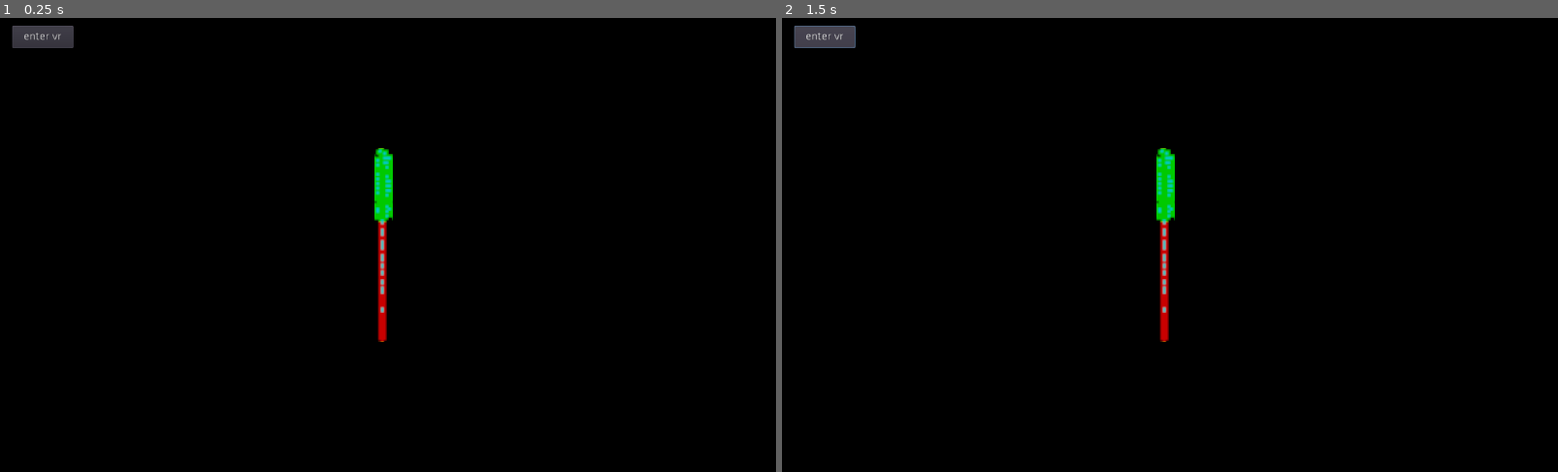
Above: before the commit, frames 1-2 (left to right).
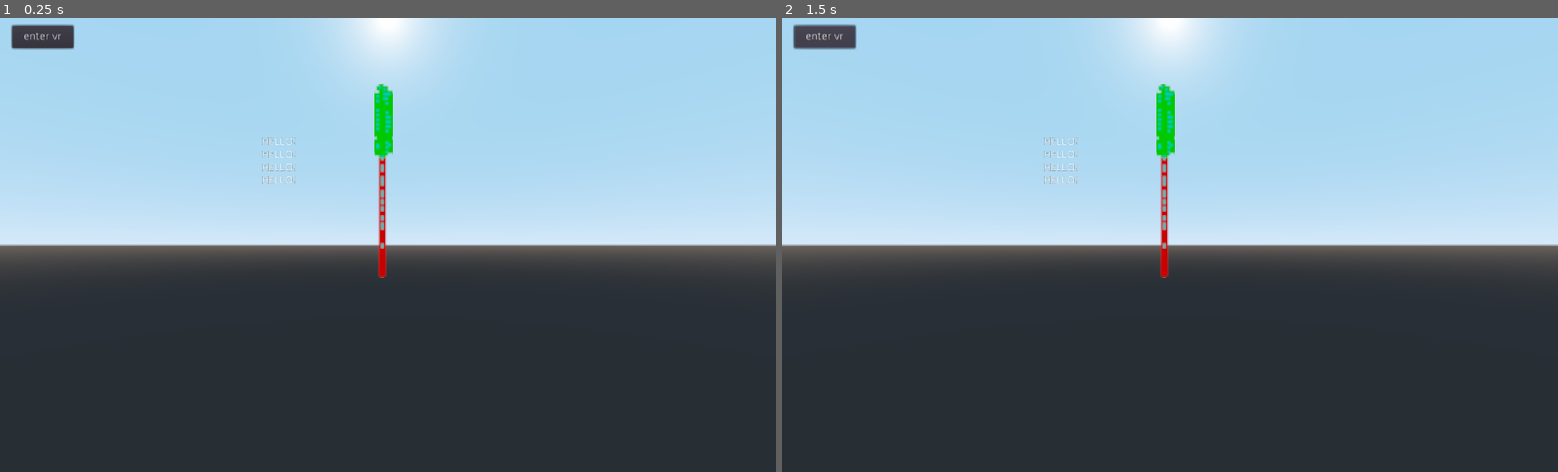
Above: after the commit, the same moments.

Repository: SteveSmith16384/DeathchaseVR
Game: Godot game, scene res://Main.tscn
Same seed, same stepped clock (60 frames per second), same inputs: the game is played once before the commit and once after it. The engine's default icon, where the game draws it, is replaced by a stand-in: a white triangle on a blue panel in a dark square.
Inputs:
- Up to frame 1 (0.25 s): no input
- Up to frame 2 (1.5 s): click "enter vr" at 0.5 s; click "enter vr" at 1.25 s

The runs differ from the first frame. In frame 1, 100% of the frame differs, in the area x 0-100%, y 0-100%; in frame 2, 100%.

Commit message:
Almost got turning implemented

Diff:
--- /dev/null
+++ b/src/Label.gd
@@ -0,0 +1,16 @@
+extends Label
+
+
+# Declare member variables here. Examples:
+# var a = 2
+# var b = "text"
+
+
+# Called when the node enters the scene tree for the first time.
+func _ready():
+	pass # Replace with function body.
+
+
+# Called every frame. 'delta' is the elapsed time since the previous frame.
+#func _process(delta):
+#	pass
--- a/src/Main.gd
+++ b/src/Main.gd
@@ -4,6 +4,13 @@
 func _ready():
 	pass
 
+
+func _process(delta):
+#	$Player.rotate_y(1)
+	var basis : Basis = $Player/VRMain.get_controller_orientation()
+	var rot : Quat = basis.get_rotation_quat()
+	$Player.rotate_y(rot.y * .1)
+	pass
 
 
 func _on_VRMain_controller_pressed():
--- a/src/Main.tscn
+++ b/src/Main.tscn
@@ -1,16 +1,9 @@
-[gd_scene load_steps=7 format=2]
+[gd_scene load_steps=5 format=2]
 
 [ext_resource path="res://Level.tscn" type="PackedScene" id=1]
 [ext_resource path="res://vr/VRMain.tscn" type="PackedScene" id=2]
 [ext_resource path="res://Main.gd" type="Script" id=3]
 [ext_resource path="res://Player.tscn" type="PackedScene" id=4]
-
-[sub_resource type="ProceduralSky" id=1]
-ground_bottom_color = Color( 0.615686, 1, 0, 1 )
-
-[sub_resource type="Environment" id=2]
-background_mode = 3
-background_sky = SubResource( 1 )
 
 [node name="Main" type="Spatial"]
 script = ExtResource( 3 )
@@ -18,11 +11,9 @@
 [node name="Level" parent="." instance=ExtResource( 1 )]
 
 [node name="Player" parent="." instance=ExtResource( 4 )]
+transform = Transform( 1, 0, 0, 0, 1, 0, 0, 0, 1, 0, -1.10544, 0 )
 
 [node name="VRMain" parent="Player" instance=ExtResource( 2 )]
-
-[node name="WorldEnvironment" type="WorldEnvironment" parent="."]
-environment = SubResource( 2 )
 
 [connection signal="entity_left_area" from="Player" to="." method="_on_Player_entity_left_area"]
 [connection signal="controller_pressed" from="Player/VRMain" to="." method="_on_VRMain_controller_pressed"]
--- a/src/Player.gd
+++ b/src/Player.gd
@@ -32,6 +32,7 @@
 	accel = false
 	pass
 
+
 func _on_RemovalArea_body_shape_exited(body_id, body, body_shape, local_shape):
 	emit_signal("entity_left_area", body)
 	pass
--- a/src/Tree.tscn
+++ b/src/Tree.tscn
@@ -12,5 +12,5 @@
 
 [node name="Sprite3D" type="Sprite3D" parent="."]
 transform = Transform( 4, 0, 0, 0, 4, 0, 0, 0, 4, 0, 0, 0 )
-billboard = 1
+billboard = 2
 texture = ExtResource( 1 )
--- a/src/vr/VRMain.gd
+++ b/src/vr/VRMain.gd
@@ -84,8 +84,9 @@
 	# work a little differently in 'bounded-floor' versus 'local-floor'.
 	print ("Reference space type: " + webxr_interface.reference_space_type)
 
-	controller = webxr_interface.get_controller(1)
+	controller = webxr_interface.get_controller(2)
 	pass
+
 
 func _webxr_session_ended() -> void:
 	$Button.visible = true
@@ -126,6 +127,17 @@
 	if thumbstick_vector != Vector2.ZERO:
 		print ("Left thumbstick position: " + str(thumbstick_vector))
 
+#	position_label($Label, Vector3(0, 1, 5))
+	pass
+
+
+func position_label(label:Label, point3D:Vector3):
+	var camera = $ARVROrigin/ARVRCamera
+	var cam_pos = camera.translation
+	var offset = Vector2(label.get_size().x/2, 0)
+	label.rect_position = camera.unproject_position(point3D) - offset
+	pass
+
 
 func _webxr_on_select(controller_id: int) -> void:
 	print("Select: " + str(controller_id))
@@ -159,7 +171,11 @@
 
 func _webxr_on_squeeze_end(controller_id: int) -> void:
 	print("Squeeze End: " + str(controller_id))
+	pass
 
 
-func get_controller_orientation():
-	return self.controller_orientation
+func get_controller_orientation() -> Basis:
+#	if controller_orientation:
+#		return self.controller_orientation
+#	return null
+	return $ARVROrigin/RightController/MeshInstance.global_transform.basis
--- a/src/vr/VRMain.tscn
+++ b/src/vr/VRMain.tscn
@@ -1,6 +1,13 @@
-[gd_scene load_steps=4 format=2]
+[gd_scene load_steps=7 format=2]
 
 [ext_resource path="res://vr/VRMain.gd" type="Script" id=1]
+[ext_resource path="res://icon.png" type="Texture" id=2]
+
+[sub_resource type="ProceduralSky" id=3]
+
+[sub_resource type="Environment" id=4]
+background_mode = 2
+background_sky = SubResource( 3 )
 
 [sub_resource type="CubeMesh" id=1]
 size = Vector3( 0.1, 0.1, 0.1 )
@@ -24,6 +31,7 @@
 [node name="ARVROrigin" type="ARVROrigin" parent="."]
 
 [node name="ARVRCamera" type="ARVRCamera" parent="ARVROrigin"]
+environment = SubResource( 4 )
 
 [node name="LeftController" type="ARVRController" parent="ARVROrigin"]
 
@@ -37,3 +45,22 @@
 [node name="MeshInstance" type="MeshInstance" parent="ARVROrigin/RightController"]
 mesh = SubResource( 2 )
 material/0 = null
+
+[node name="Sprite3D" type="Sprite3D" parent="."]
+billboard = 1
+texture = ExtResource( 2 )
+
+[node name="Label" type="Label" parent="Sprite3D"]
+anchor_right = 0.056
+anchor_bottom = 0.063
+margin_left = 345.068
+margin_top = 156.978
+margin_right = 333.724
+margin_bottom = 133.178
+text = "HELLO!
+HELLO!
+HELLO!
+HELLO!"
+__meta__ = {
+"_edit_use_anchors_": false
+}
